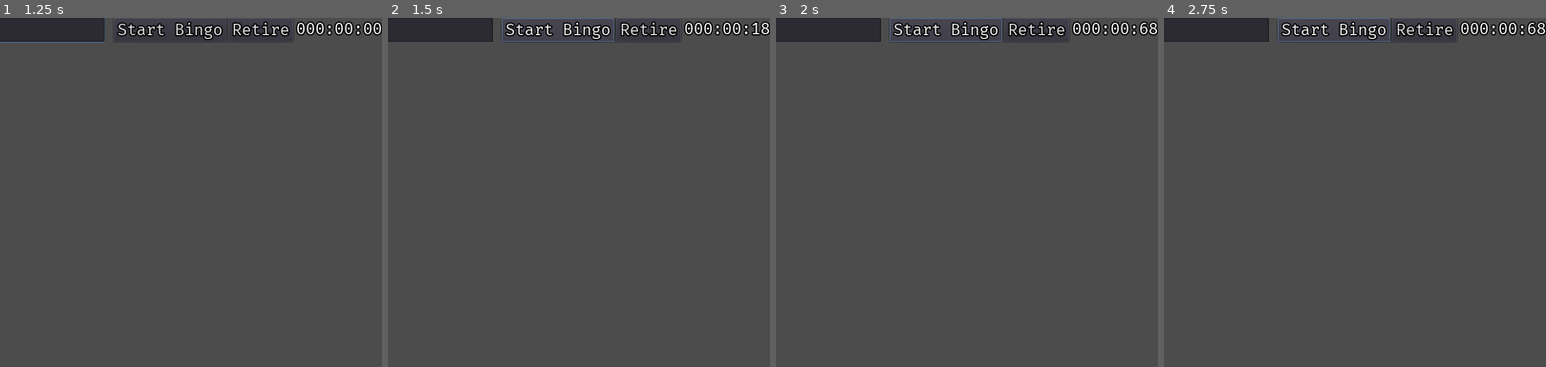
Above: before the commit, frames 1-4 (left to right).
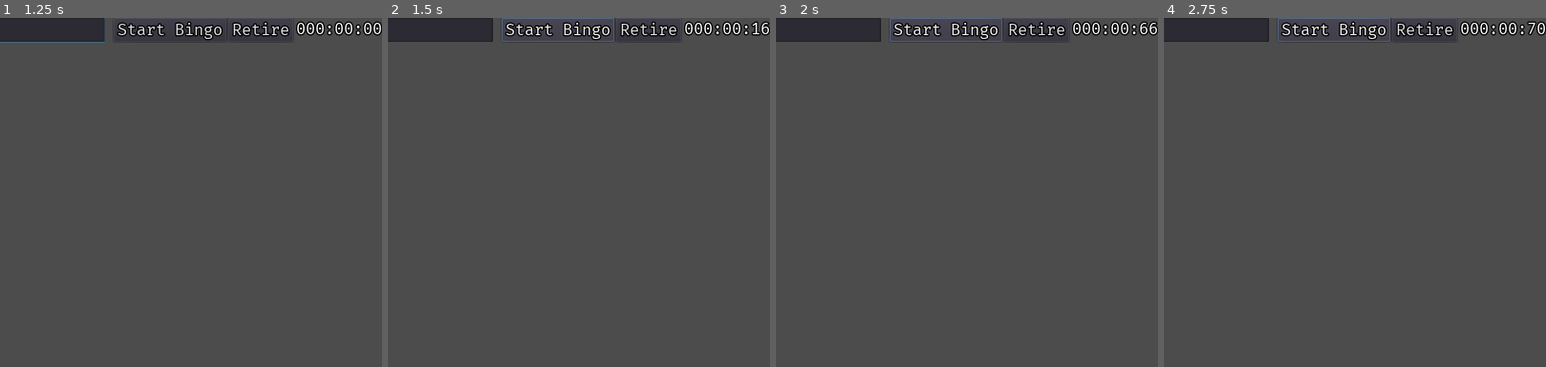
Above: after the commit, the same moments.

Repository: JCasera/MHR-Bingo
Game: Godot game, scene res://Window.tscn
Same seed, same stepped clock (60 frames per second), same inputs: the game is played once before the commit and once after it.
Inputs (mouse positions are % of the whole screen's width and height, from its top left):
- Up to frame 1 (1.25 s): click (46, 2) at 0.52 s; type "12" at 0.6 s
- Up to frame 2 (1.5 s): click "Start Bingo" at 1.25 s
- Up to frame 3 (2 s): no input
- Up to frame 4 (2.75 s): click "Start Bingo" at 2 s
The pictures show only the part of the screen within x 50-100%, y 0-50%; the shares and areas given below are measured in that part.

Frame 1 is identical in both runs. In frame 2, less than 0.1% of the frame differs, in the area x 97-100%, y 1-5%; in frame 3, less than 0.1%; in frame 4, 0.1%, in the area x 95-100%, y 0-5%.

Commit message:
Turn on low cpu mode

Diff:
--- a/project.godot
+++ b/project.godot
@@ -12,6 +12,7 @@
 
 config/name="MHR BingoBoard"
 run/main_scene="res://Window.tscn"
+run/low_processor_mode=true
 config/icon="res://assets/icon.png"
 
 [display]
@@ -78,6 +79,7 @@
 
 [physics]
 
+common/physics_fps=30
 common/enable_pause_aware_picking=true
 
 [rendering]
Not shown, changed: .mono/metadata/ide_messaging_meta.txt
Not shown, changed: html/bingo.html
Not shown, changed: html/bingo.pck
